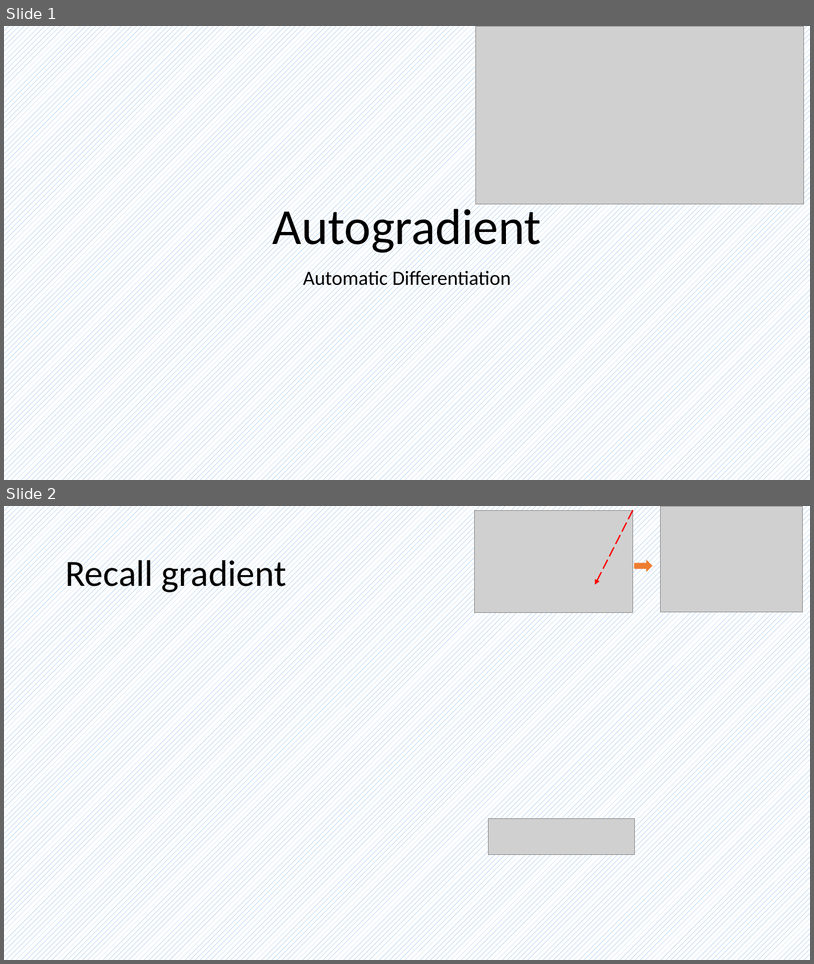
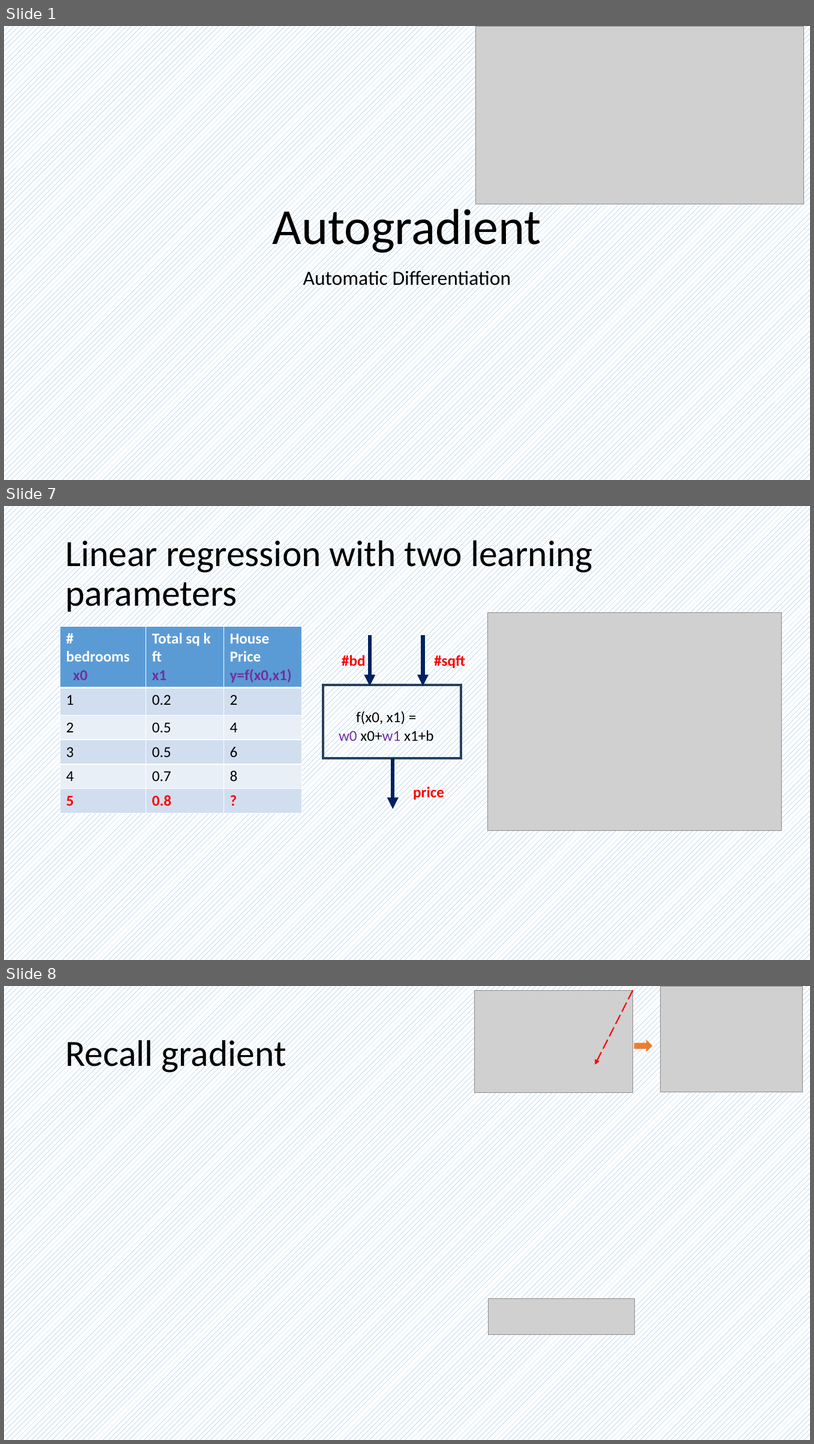
Before and after one commit to frankwxu/AI4DigitalForensics, a slide deck: CYFI445/lectures/03_linear_regressioin_autogradient/compute_autogradient.pptx. Shown one above the other, each under a label of ours: slides 1 and 2 before the commit, slides 1, 7 and 8 after it; the slides between them are not shown. The pictures are 814x964 and 814x1444 pixels, drawn with LibreOffice and Linux fonts; fonts in the diff are those of the drawing; grey boxes stand for pictures; background and template pictures are left out. Boxes give left, top, right and bottom in pixels: in the first picture for what was removed or moved away, otherwise in the second. Text is boxed around its words. In the diff, an @@ line names an element or a change of style, - is before the commit and + after.

```diff
--- a/CYFI445/lectures/03_linear_regressioin_autogradient/compute_autogradient.pptx
+++ b/CYFI445/lectures/03_linear_regressioin_autogradient/compute_autogradient.pptx
@@ slide 7 added at (4, 506, 810, 960), background pattern #5B9BD5 on #FFFFFF @@
@@ title added at (65, 535, 593, 615), 44 pt, text #000000 @@
+Linear regression with two learning parameters
@@ picture added at (488, 612, 782, 830) @@
@@ table added at (60, 627, 302, 813), 6 rows, 3 columns @@
+# bedrooms / x0 | Total sq k ft / x1 | House Price y=f(x0,x1)
+1 | 0.2 | 2
+2 | 0.5 | 4
+3 | 0.5 | 6
+4 | 0.7 | 8
+5 | 0.8 | ?
@@ arrow added from (370, 636) to (370, 685), #002060 4.5 pt @@
@@ arrow added from (423, 636) to (423, 685), #002060 4.5 pt @@
@@ text added at (342, 654, 366, 670), 18 pt, text #FF0000, bold @@
+#bd
@@ text added at (434, 654, 465, 670), 18 pt, text #FF0000, bold @@
+#sqft
@@ rectangle added at (323, 685, 461, 758), outline #28445D 3 pt @@
@@ text added at (339, 710, 434, 744), 18 pt, text #000000 @@
+f(x0, x1) =
+w0 x0+w1 x1+b
@@ arrow added from (393, 758) to (393, 808), #002060 4.5 pt @@
@@ text added at (413, 785, 444, 801), 18 pt, text #FF0000, bold @@
+price
@@ what was slide 2 is now slide 8 @@
```
Also in this commit, not shown: 5 other slides added, 4 other files.
